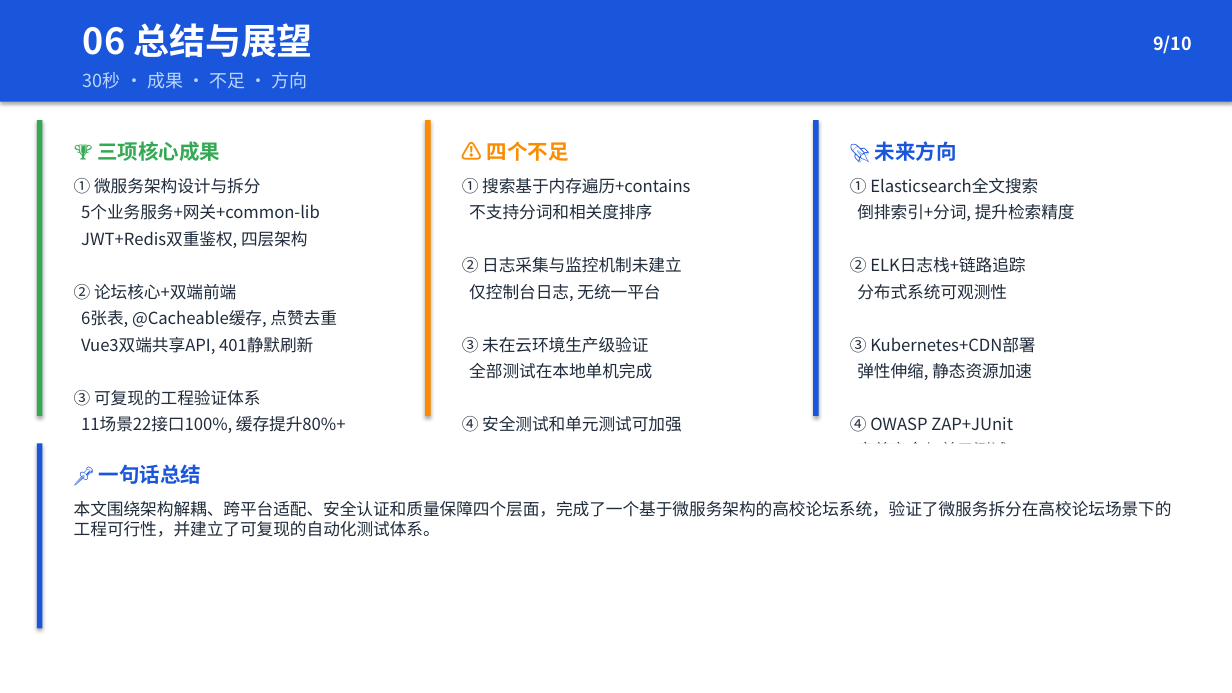
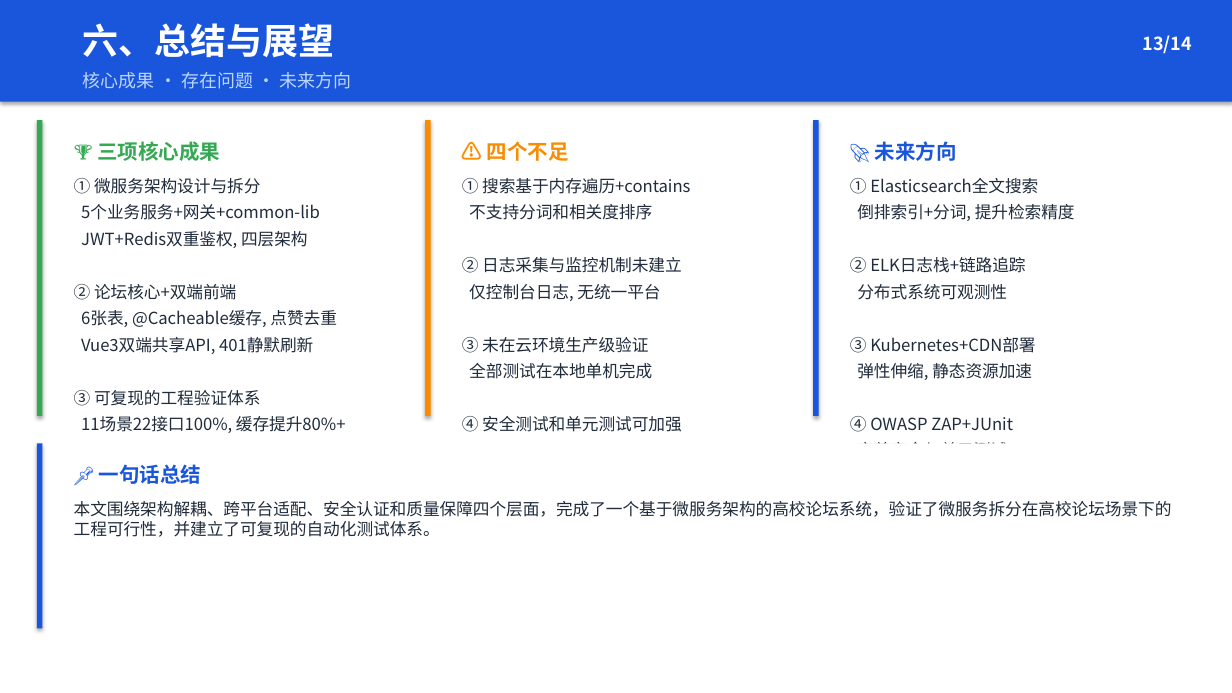
Before and after one commit to Wkjlovec/graduation_project_zhuang, a slide deck: slide 13 of docs/毕业答辩PPT.pptx (slide 9 before the commit). Drawn at 1232x693 pixels with LibreOffice and Linux fonts; fonts in the diff are those of the drawing. Boxes give left, top, right and bottom in pixels: in the first picture for what was removed or moved away, otherwise in the second. Text is boxed around its words. In the diff, an @@ line names an element or a change of style, - is before the commit and + after.

```diff
--- a/docs/毕业答辩PPT.pptx
+++ b/docs/毕业答辩PPT.pptx
@@ text at (83, 23, 334, 58): text changed @@
-06 总结与展望
+六、总结与展望
@@ text at (1143, 35, 1192, 54): text changed @@
-9/10
+13/14
@@ text at (83, 72, 351, 89): text changed @@
-30秒 · 成果 · 不足 · 方向
+核心成果 · 存在问题 · 未来方向
```
Also in this commit, not shown: 6 other slides changed, 5 slides added, 1 slide removed, 1 other file.
